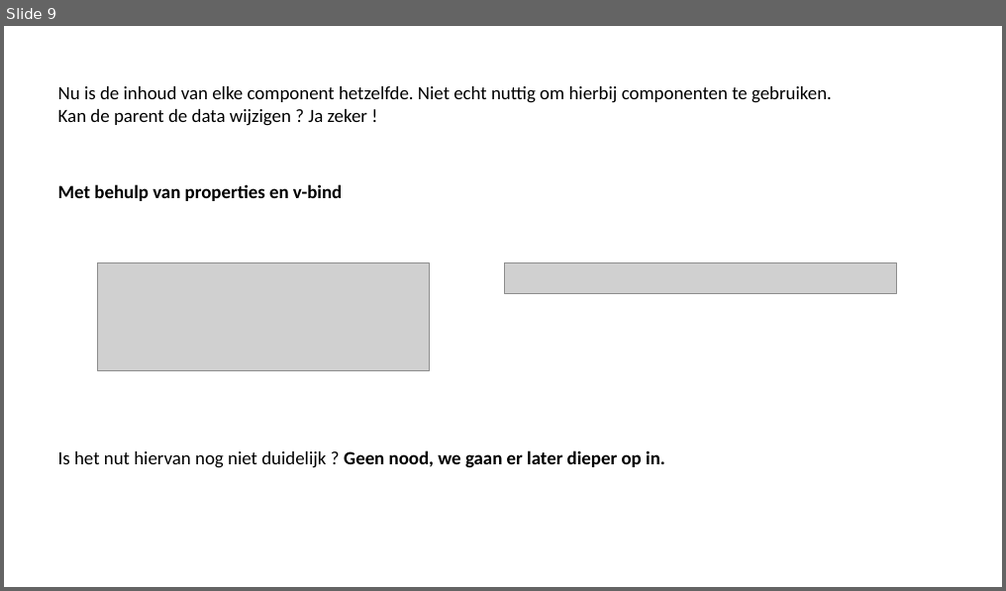
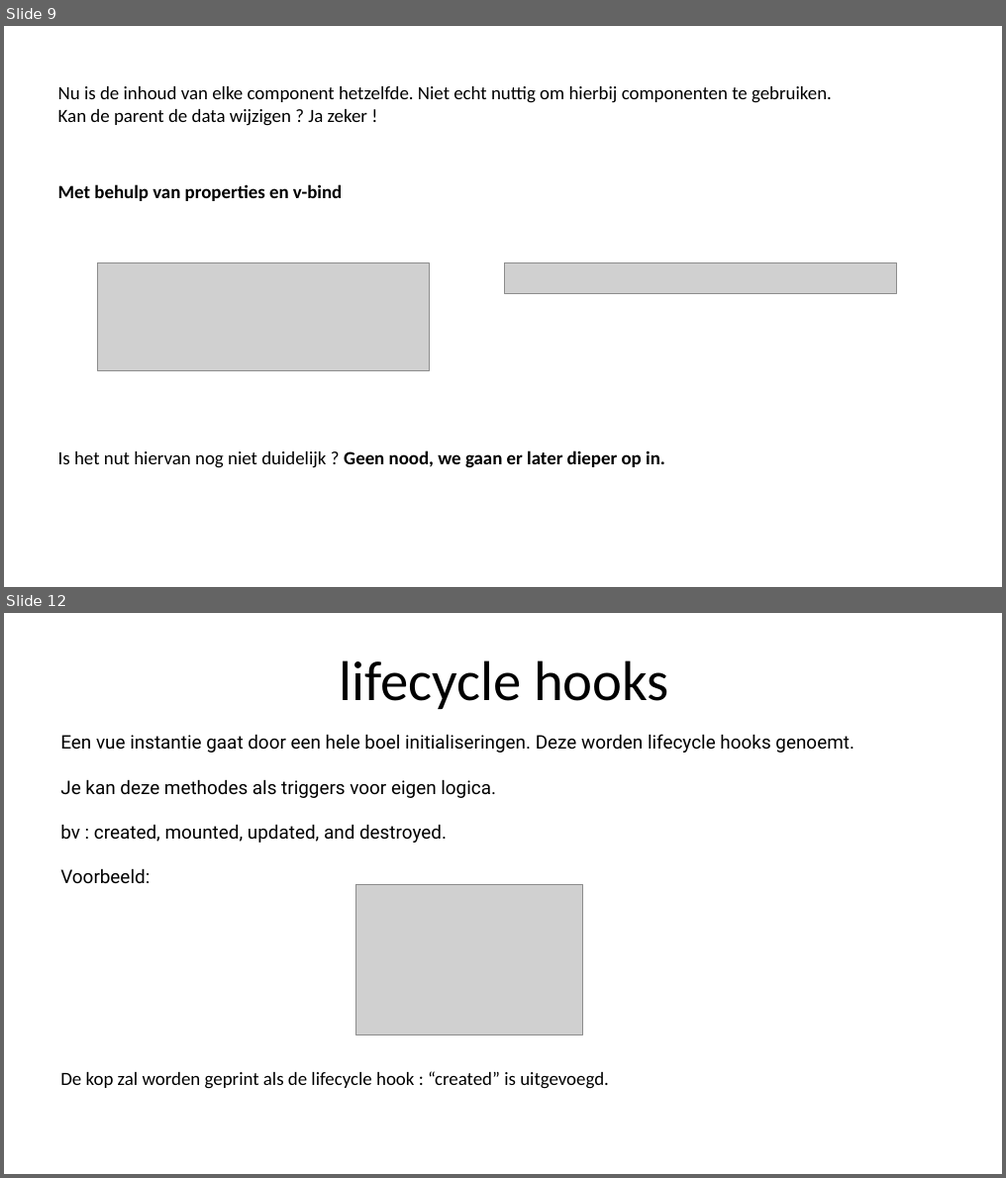
Before and after one commit to sepperenty/web-research-3, a slide deck: newTech/slideshow.pptx. Shown one above the other, each under a label of ours: slide 9 before the commit, slides 9 and 12 after it; the slides between them are not shown. The pictures are 1006x591 and 1006x1178 pixels, drawn with LibreOffice and Linux fonts; fonts in the diff are those of the drawing; grey boxes stand for pictures. Boxes give left, top, right and bottom in pixels: in the first picture for what was removed or moved away, otherwise in the second. Text is boxed around its words. In the diff, an @@ line names an element or a change of style, - is before the commit and + after.

```diff
--- a/newTech/slideshow.pptx
+++ b/newTech/slideshow.pptx
@@ slide 12 added at [4,613,1002,1174], background #FFFFFF @@
@@ text added at [339,661,669,709], 54 pt, text #000000 @@
+lifecycle hooks
@@ text added at [60,734,854,884], 18 pt, text #000000 @@
+Een vue instantie gaat door een hele boel initialiseringen. Deze worden lifecycle hooks genoemt.
+Je kan deze methodes als triggers voor eigen logica.
+bv : created, mounted, updated, and destroyed.
+Voorbeeld:
@@ picture added at [355,884,583,1035] @@
@@ text added at [60,1071,609,1089], 18 pt, text #000000 @@
+De kop zal worden geprint als de lifecycle hook : “created” is uitgevoegd.
```
Also in this commit, not shown: 1 slide changed, 3 other slides added, 2 other files.
